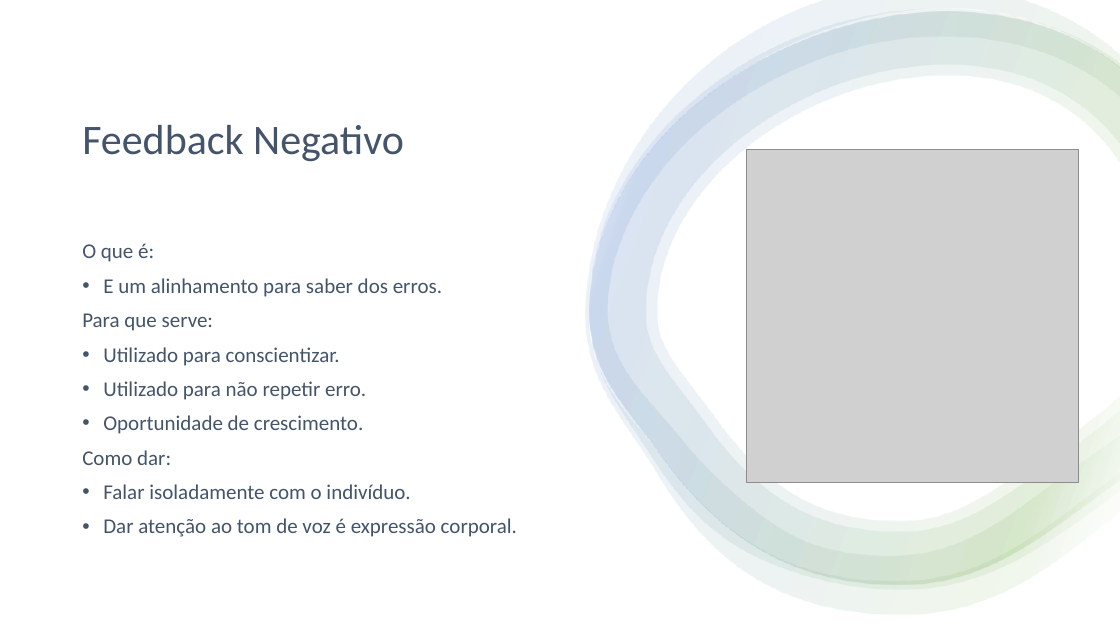
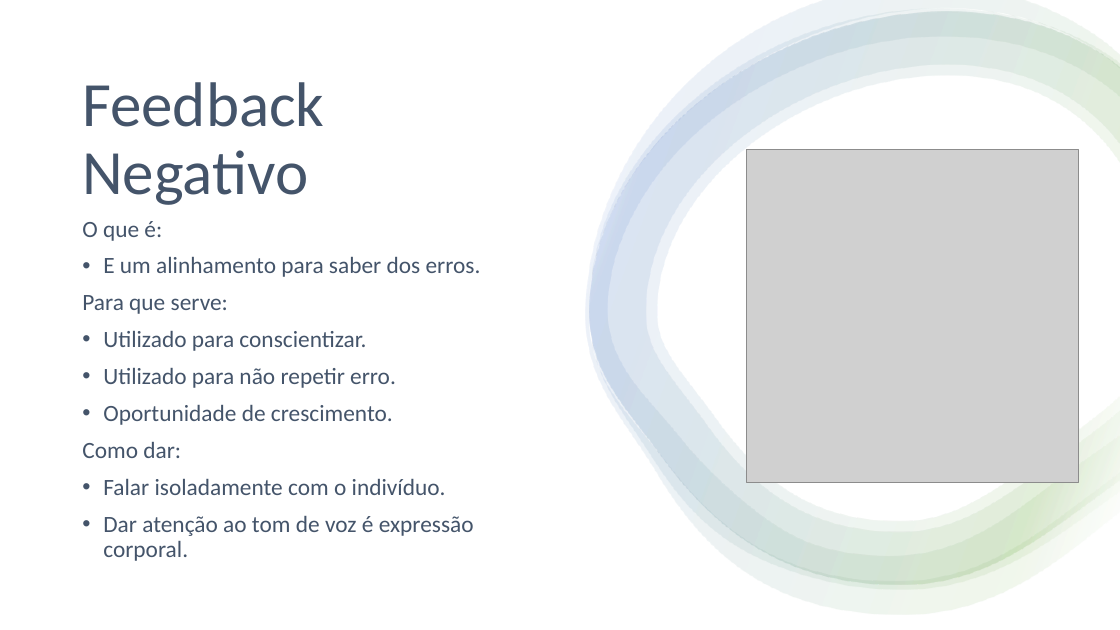
Before and after one commit to bchiamolera/FURB, a slide deck: slide 7 of 2024 - 01/Ambiente Corporativo/Feedback.pptx. Drawn at 1120x630 pixels with LibreOffice and Linux fonts; fonts in the diff are those of the drawing; grey boxes stand for pictures. Boxes give left, top, right and bottom in pixels: in the first picture for what was removed or moved away, otherwise in the second. Text is boxed around its words. In the diff, an @@ line names an element or a change of style, - is before the commit and + after.

```diff
--- a/2024 - 01/Ambiente Corporativo/Feedback.pptx
+++ b/2024 - 01/Ambiente Corporativo/Feedback.pptx
@@ title "Feedback Negativo" at [82, 82, 324, 205]: size 36 to 54 pt @@
@@ text "O que é:" at [82, 221, 481, 561]: size 18 to 20 pt @@
```
Also in this commit, not shown: 11 other slides changed, 19 other files.
